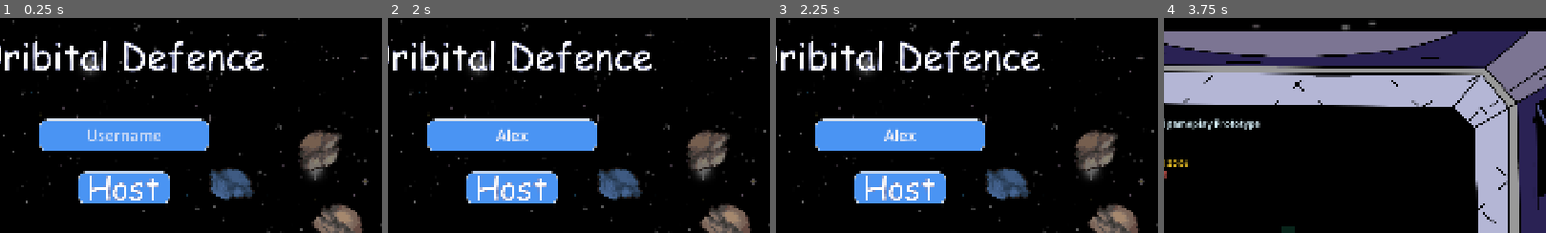
Above: before the commit, frames 1-4 (left to right).
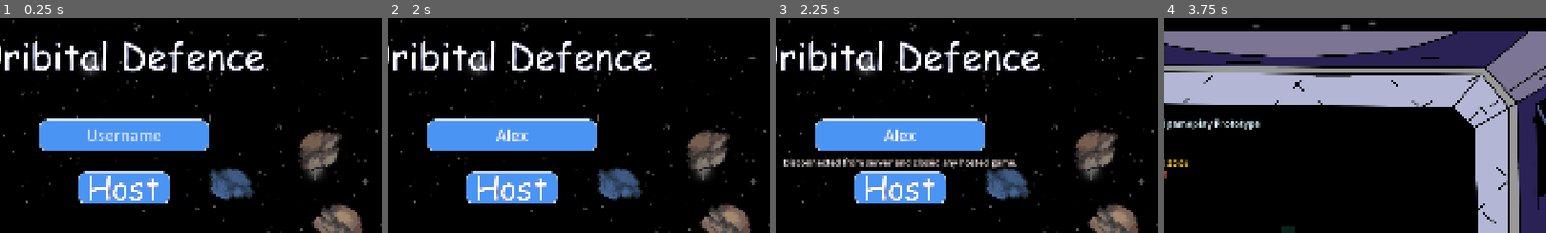
Above: after the commit, the same moments.

Repository: Spudoku/orbital-defense
Game: Godot game, scene res://scenes/control.tscn
The game is run twice, just before and just after one commit, with the same random seed, the same clock (stepped at 60 frames per second) and the same inputs.
Inputs (mouse positions are % of the whole screen's width and height, from its top left):
- Up to frame 1 (0.25 s): no input
- Up to frame 2 (2 s): click (50, 27) at 0.52 s; type "Alex" at 0.6 s; click (50, 40) at 1.25 s
- Up to frame 3 (2.25 s): click (50, 88) at 2 s
- Up to frame 4 (3.75 s): click (50, 54) at 2.75 s; click (50, 64) at 3.5 s
The pictures show only the part of the screen within x 34-84%, y 0-50%; the shares and areas given below are measured in that part.

Frames 1-2 are identical in both runs. In frame 3, 1.8% of the frame differs, in the area x 2-63%, y 64-71%; in frame 4, nothing differs.

Commit message:
Applying minor QOL changes: * cockpit is properly synced as soon as the game starts (not affected by pause caused by animation) * start menu notifications for host (successful hosting of and connection to game) * UI Button Press sound * better disconnecting ability when pressing "cancel" in menu

Diff:
--- a/scenes/control.tscn
+++ b/scenes/control.tscn
@@ -82,10 +82,10 @@
 
 [node name="Label" type="Label" parent="MenuCanvas" unique_id=174060855]
 layout_mode = 0
-offset_left = 700.0
-offset_top = 340.0
-offset_right = 1220.0
-offset_bottom = 380.0
+offset_left = 360.0
+offset_top = 343.0
+offset_right = 1560.0
+offset_bottom = 383.0
 theme_override_colors/font_color = Color(1, 0.92, 0.92, 1)
 theme_override_colors/font_shadow_color = Color(0, 0, 0, 0.9)
 theme_override_constants/shadow_offset_x = 2
@@ -109,9 +109,9 @@
 [node name="NotificationLabel" type="Label" parent="MenuCanvas" unique_id=1176623066]
 layout_mode = 0
 offset_left = 700.0
-offset_top = 478.0
+offset_top = 1015.0
 offset_right = 1220.0
-offset_bottom = 525.0
+offset_bottom = 1062.0
 theme_override_colors/font_color = Color(0.78, 0.9, 1, 1)
 theme_override_colors/font_shadow_color = Color(0, 0, 0, 0.9)
 theme_override_constants/shadow_offset_x = 2
@@ -190,9 +190,13 @@
 focus_mode = 0
 flat = true
 
-[node name="AudioStreamPlayer2D" type="AudioStreamPlayer2D" parent="." unique_id=1248194271]
+[node name="SFX" type="Node" parent="." unique_id=1920041515]
+
+[node name="Menu Music" type="AudioStreamPlayer2D" parent="SFX" unique_id=1248194271]
 stream = ExtResource("15_music")
 autoplay = true
+
+[node name="ButtonPressSFX" type="AudioStreamPlayer2D" parent="SFX" unique_id=775175462]
 
 [connection signal="pressed" from="MenuCanvas/HostButton" to="." method="_on_host_button_button_down"]
 [connection signal="pressed" from="MenuCanvas/JoinButton" to="." method="_on_join_button_button_down"]
--- a/scripts/caleb-scripts/MultiplayerController.gd
+++ b/scripts/caleb-scripts/MultiplayerController.gd
@@ -33,6 +33,8 @@
 @onready var usernameText = $MenuCanvas/Username
 
 @onready var notificationLabel = $MenuCanvas/NotificationLabel
+
+@onready var button_press_sfx = $SFX/ButtonPressSFX
 #endregion
 
 # Idle: neither joining nor hosting
@@ -129,6 +131,7 @@
 
 
 func _on_cancel_button_button_down() -> void:
+	button_press_sfx.play()
 	label.text = ""
 	state = LobbyState.IDLE
 	cancelButton.disabled = true
@@ -139,11 +142,14 @@
 
 	close_server()
 
+	label.text = "Disconnected from server and closed any hosted game."
+
 	pass # Replace with function body.
 
 
 func _on_join_button_button_down() -> void:
 	# TODO: check if server is "busy" or full
+	button_press_sfx.play()
 	if usernameText.text == "":
 		print("Please enter a username!")
 		label.text = "Please enter a username!"
@@ -185,10 +191,12 @@
 
 	multiplayer.set_multiplayer_peer(peer)
 	print("Joining server...")
+	label.text = "Joined server. Waiting for the game to start!"
 	pass # Replace with function body.
 
 
 func _on_host_button_button_down() -> void:
+	button_press_sfx.play()
 	if usernameText.text == "":
 		print("Please enter a username!")
 		label.text = "Please enter a username!"
@@ -210,6 +218,7 @@
 
 
 func _on_start_game_button_button_down() -> void:
+	button_press_sfx.play()
 	# if state != LobbyState.HOSTING:
 	# 	print("You must be hosting to start the game!")
 	# 	label.text = "You must be hosting to start the game!"
@@ -258,7 +267,7 @@
 
 	multiplayer.set_multiplayer_peer(peer)
 	print("Waiting for players!")
-
+	label.text = "Game hosted. Waiting for players!"
 
 	pass
 
@@ -315,6 +324,17 @@
 			SendPlayerData.rpc(GameManager.Players[i].name, i)
 	pass
 
+@rpc("any_peer")
+func ClearPlayerData(playerName, id):
+	if GameManager.Players.has(id):
+		GameManager.Players.erase(id)
+		GameManager.player_ids.erase(id)
+		print("Player ", playerName, " has left the game!")
+		if multiplayer.is_server():
+			for i in GameManager.Players:
+				ClearPlayerData.rpc(GameManager.Players[i].name, i)
+	pass
+
 
 func player_connected(id):
 	print("Player connected ", id)
@@ -382,4 +402,10 @@
 		multiplayer.multiplayer_peer.close()
 		multiplayer.multiplayer_peer = null
 	init_menu()
+
+func disconnect_from_server():
+	if multiplayer.multiplayer_peer:
+		multiplayer.multiplayer_peer.close()
+		multiplayer.multiplayer_peer = null
+		ClearPlayerData.rpc(usernameText.text, multiplayer.get_unique_id())
 #endregion
--- a/scripts/keyboard_tracing_prototype.gd
+++ b/scripts/keyboard_tracing_prototype.gd
@@ -422,6 +422,13 @@
 	# 	target.visible = false
 	# set_process(false)
 	sync_end_asteroid_round.rpc()
+
+	# skip the animation if the lose condition is met
+	if missed_asteroids >= 3:
+		check_game_over()
+		return
+
+	# animation
 	var animation_length = 0.5
 	await get_tree().create_timer(animation_length).timeout
 	print("asteroid missed!")
@@ -976,7 +983,7 @@
 
 	var fill: Polygon2D = target.get_node_or_null("Fill") as Polygon2D
 	return fill != null and fill.color == TARGET_DONE_FILL
-
+@rpc("authority", "call_local")
 func _update_cockpit_frame() -> void:
 	var my_id: int = multiplayer.get_unique_id()
 	if my_id == GameManager.player2 and my_id != GameManager.player1:
@@ -1065,6 +1072,7 @@
 			var second_joined_player: int = GameManager.player_ids[player_count - 2]
 			GameManager.sync_controls.rpc(first_joined_player, second_joined_player)
 			print("Player 1: " + str(GameManager.player1) + "; Player 2: " + str(GameManager.player2))
+			_update_cockpit_frame.rpc()
 			pass
 		_:
 			print("Unexpected number of players (%d); shutting game down..." % player_count)
